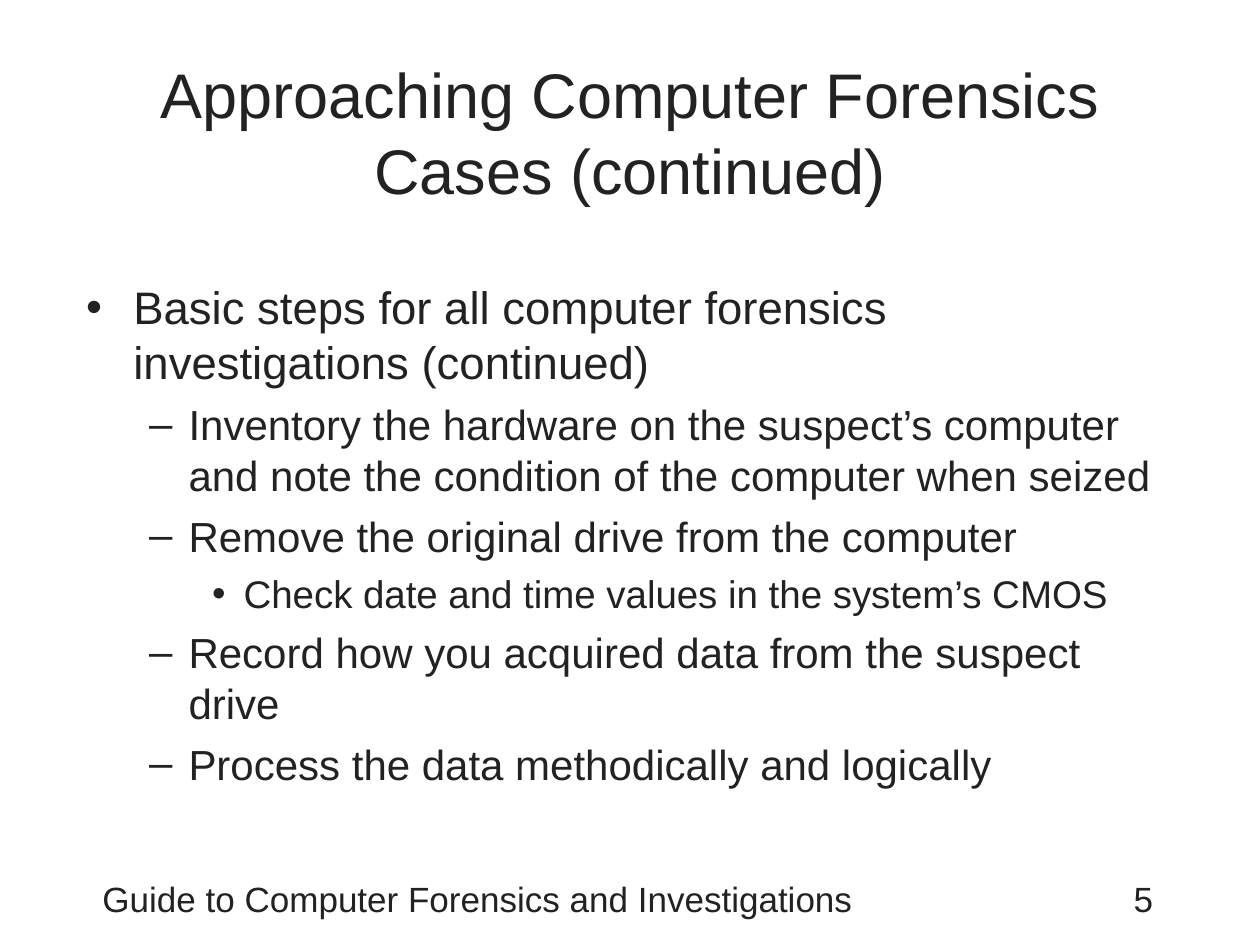
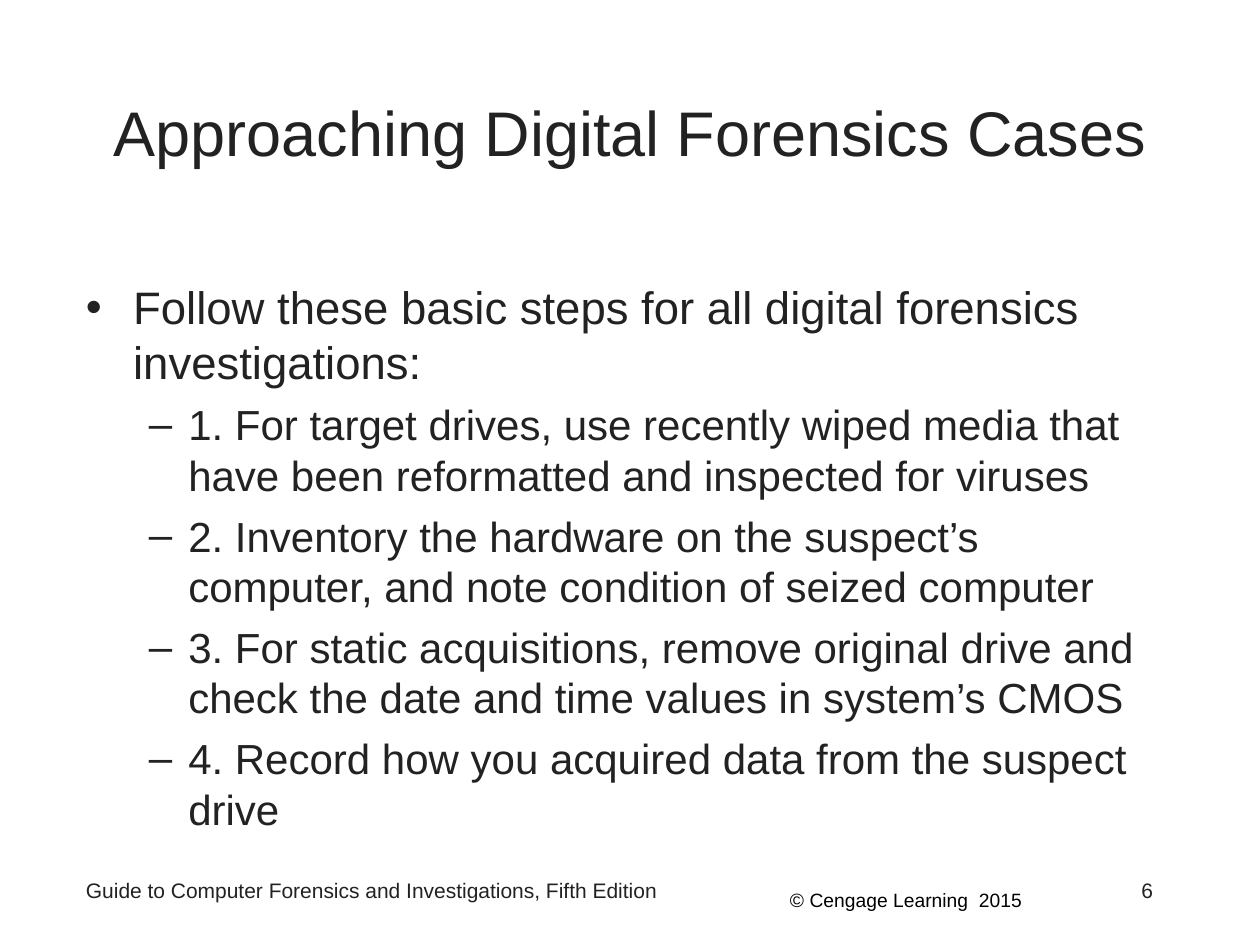
Before and after one commit to Emadalsuwat/emadalsuwat.github.io, a slide deck: slide 6 of computerforensics/Chapter9.ppt (slide 5 before the commit). Drawn at 1260x945 pixels with LibreOffice and Linux fonts; fonts in the diff are those of the drawing. Boxes give left, top, right and bottom in pixels: in the first picture for what was removed or moved away, otherwise in the second. Text is boxed around its words. In the diff, an @@ line names an element or a change of style, - is before the commit and + after.

```diff
--- a/computerforensics/Chapter9.ppt
+++ b/computerforensics/Chapter9.ppt
@@ title at (113,110,1146,167): text changed @@
-Approaching Computer Forensics Cases (continued)
+Approaching Digital Forensics Cases
@@ text at (133,291,1133,826): text changed @@
-• Basic steps for all computer forensics investigations (continued)
-  – Inventory the hardware on the suspect’s computer and note the condition of the computer when seized
-  – Remove the original drive from the computer
-    • Check date and time values in the system’s CMOS
-  – Record how you acquired data from the suspect drive
-  – Process the data methodically and logically
+• Follow these basic steps for all digital forensics investigations:
+  – 1. For target drives, use recently wiped media that have been reformatted and inspected for viruses
+  – 2. Inventory the hardware on the suspect’s computer, and note condition of seized computer
+  – 3. For static acquisitions, remove original drive and check the date and time values in system’s CMOS
+  – 4. Record how you acquired data from the suspect drive
@@ text at (86,882,657,903): text changed; size 20 to 12 pt @@
-Guide to Computer Forensics and Investigations
+Guide to Computer Forensics and Investigations, Fifth Edition
@@ text added at (810,893,1022,911), 11 pt, text #000000 @@
+© Cengage Learning 2015
@@ page number removed at (1134,888,1153,913) @@
-5
@@ page number added at (1141,883,1153,898), 12 pt, text #222222 @@
+6
```
Also in this commit, not shown: 20 other slides changed, 26 slides added, 34 slides removed, 7 other files.
